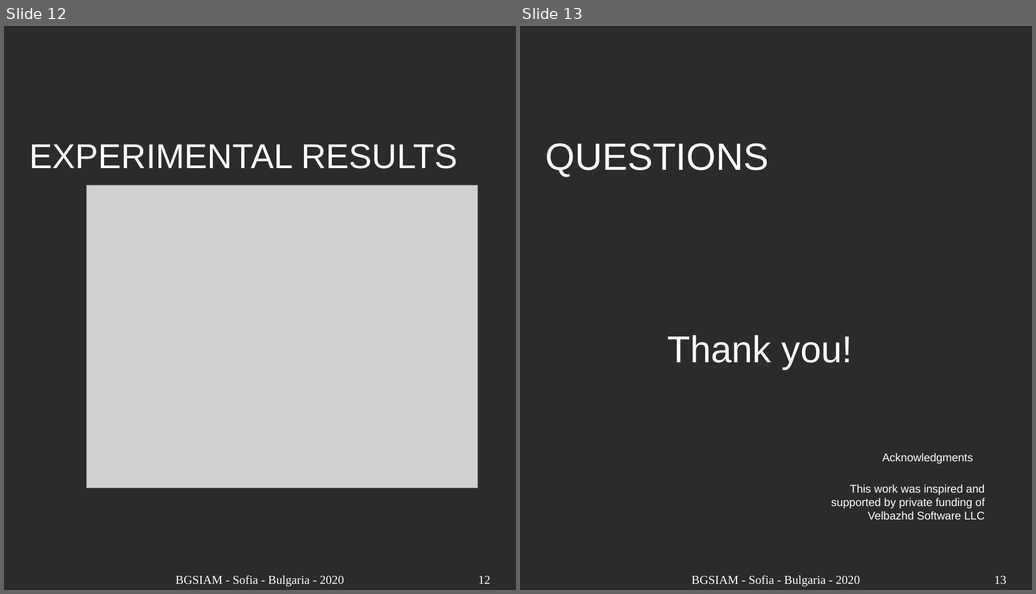
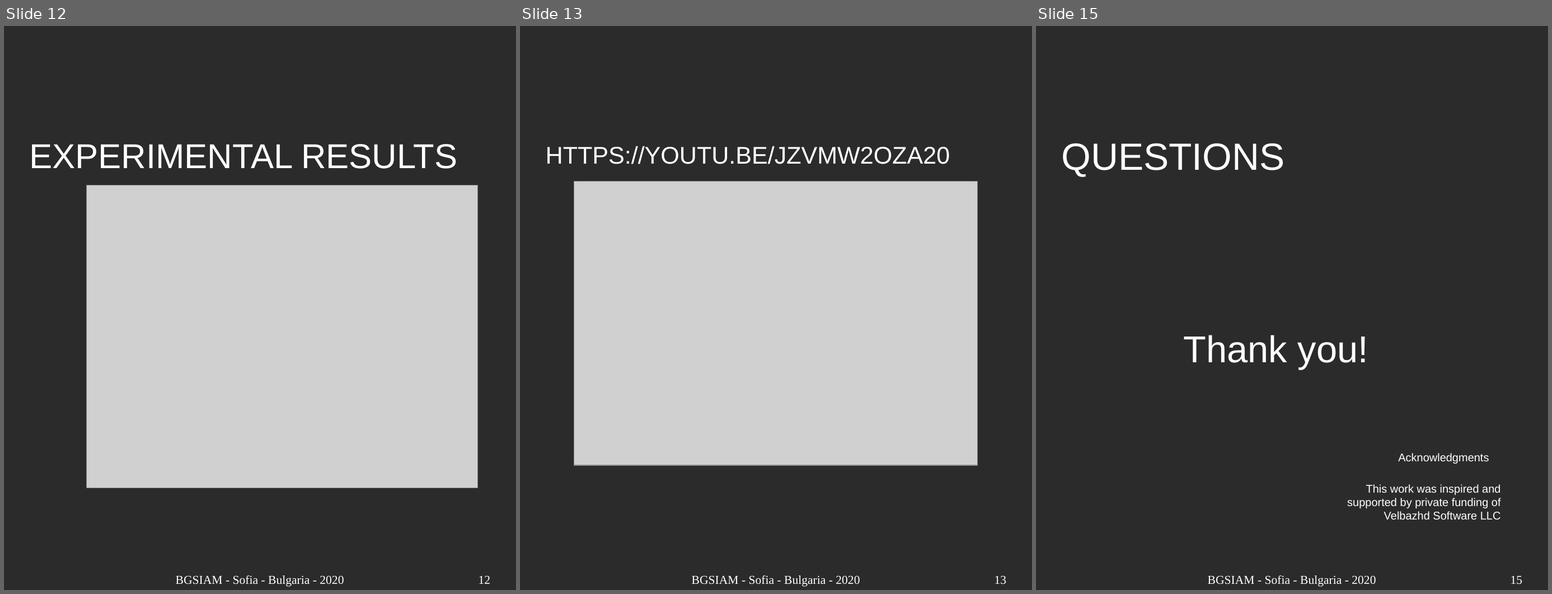
Before and after one commit to TodorBalabanov/BGSIAM20-Bulgaria-Section-of-SIAM-2020, a slide deck: Curve-Fitting-Motivated-Differential-Evolution-Mutation.odp. Shown side by side, each under a label of ours: slides 12 and 13 before the commit, slides 12, 13 and 15 after it; the slides between them are not shown. The pictures are 1036x594 and 1552x594 pixels, drawn with LibreOffice and Linux fonts; fonts in the diff are those of the drawing; grey boxes stand for pictures; background and template pictures are left out; a plain dark background stands for a picture behind light text. Boxes give left, top, right and bottom in pixels: in the first picture for what was removed or moved away, otherwise in the second. Text is boxed around its words. In the diff, an @@ line names an element or a change of style, - is before the commit and + after.

```diff
--- a/Curve-Fitting-Motivated-Differential-Evolution-Mutation.odp
+++ b/Curve-Fitting-Motivated-Differential-Evolution-Mutation.odp
@@ slide 13 added at bbox=[520, 26, 1032, 590], background picture (left out) @@
@@ title added at bbox=[546, 146, 951, 164], 28 pt, text #FFFFFF @@
+HTTPS://YOUTU.BE/JZVMW2OZA20
@@ picture added at bbox=[574, 181, 978, 466] @@
@@ text added at bbox=[692, 576, 860, 587], 14 pt, text #FFFFFF @@
+BGSIAM - Sofia - Bulgaria - 2020
@@ page number added at bbox=[995, 576, 1007, 585], 14 pt, text #FFFFFF @@
+13
@@ what was slide 13 is now slide 15 @@
@@ page number at bbox=[1511, 576, 1523, 585]: text changed @@
-13
+15
```
Also in this commit, not shown: 1 other slide added.
